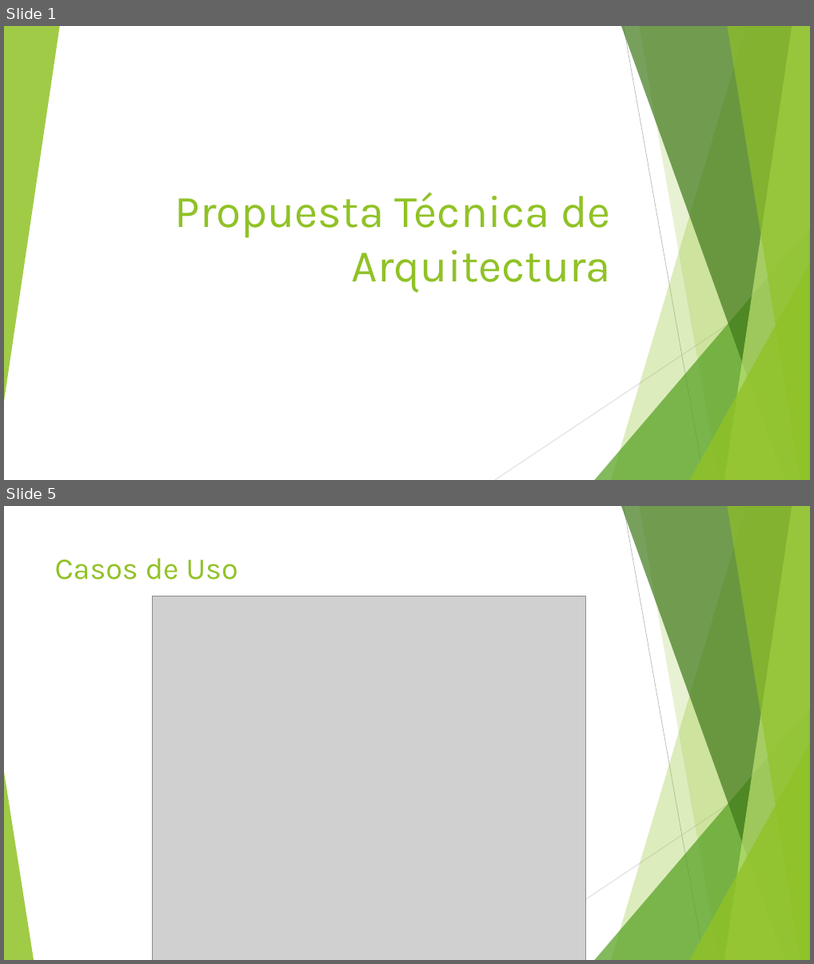
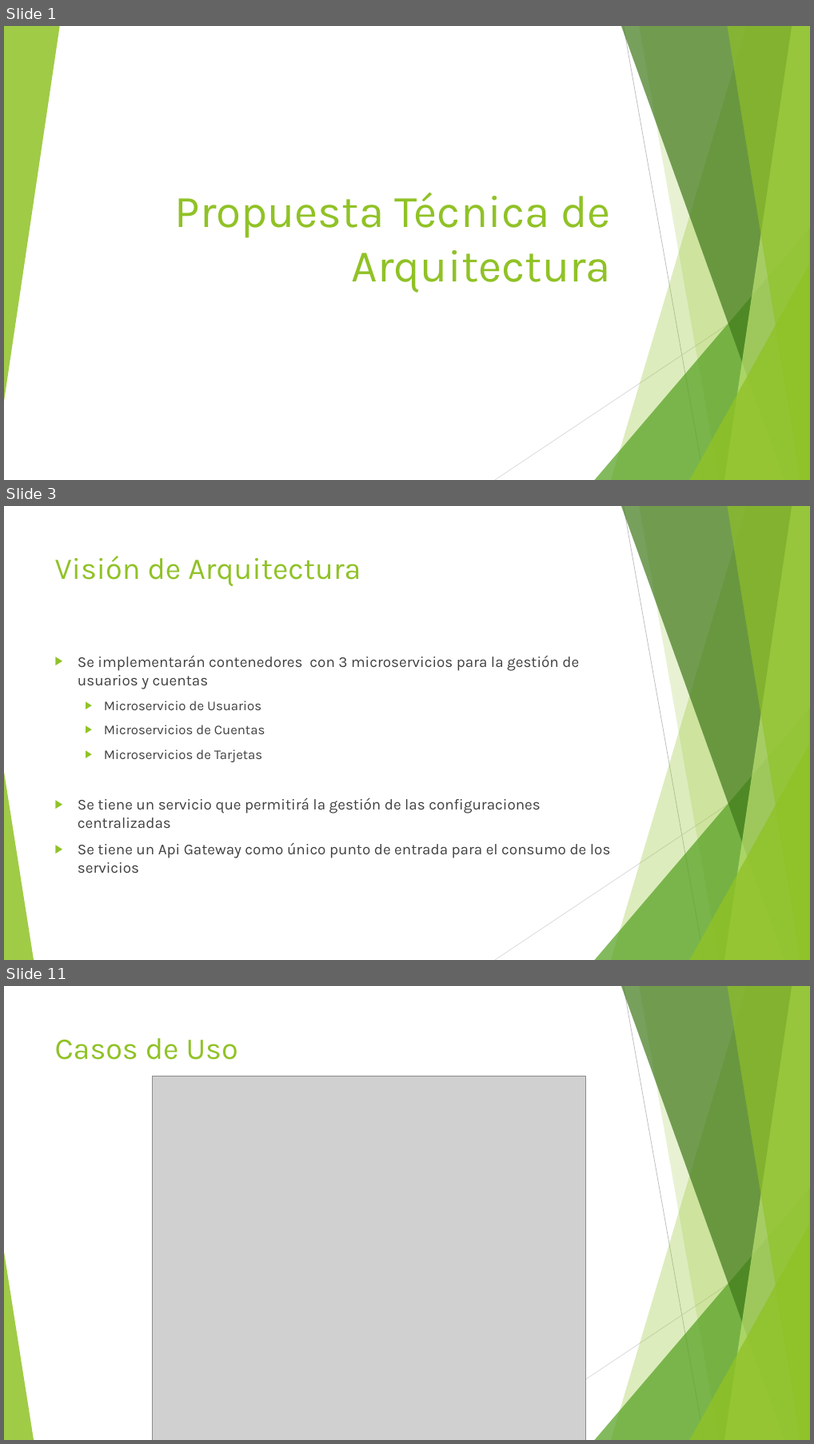
Before and after one commit to danielzerain/lt-banking, a slide deck: documentacion/Architecture-Technical-Proposal-Presentation.pptx. Shown one above the other, each under a label of ours: slides 1 and 5 before the commit, slides 1, 3 and 11 after it; the slides between them are not shown. The pictures are 814x964 and 814x1444 pixels, drawn with LibreOffice and Linux fonts; fonts in the diff are those of the drawing; grey boxes stand for pictures. Boxes give left, top, right and bottom in pixels: in the first picture for what was removed or moved away, otherwise in the second. Text is boxed around its words. In the diff, an @@ line names an element or a change of style, - is before the commit and + after.

```diff
--- a/documentacion/Architecture-Technical-Proposal-Presentation.pptx
+++ b/documentacion/Architecture-Technical-Proposal-Presentation.pptx
@@ slide 3 added at bbox=[4, 506, 810, 960], background #FFFFFF; not listed: 10 template elements that a slide beside it also shows @@
@@ title added at bbox=[55, 556, 361, 586], 36 pt, text #90C226 @@
+Visión de Arquitectura
@@ text added at bbox=[78, 656, 611, 872], 18 pt, text #404040 @@
+▶ Se implementarán contenedores con 3 microservicios para la gestión de usuarios y cuentas
+  ▶ Microservicio de Usuarios
+  ▶ Microservicios de Cuentas
+  ▶ Microservicios de Tarjetas
+▶ Se tiene un servicio que permitirá la gestión de las configuraciones centralizadas
+▶ Se tiene un Api Gateway como único punto de entrada para el consumo de los servicios
@@ what was slide 5 is now slide 11 @@
```
Also in this commit, not shown: 4 slides changed, 6 other slides added, 1 slide removed, 5 other files.
